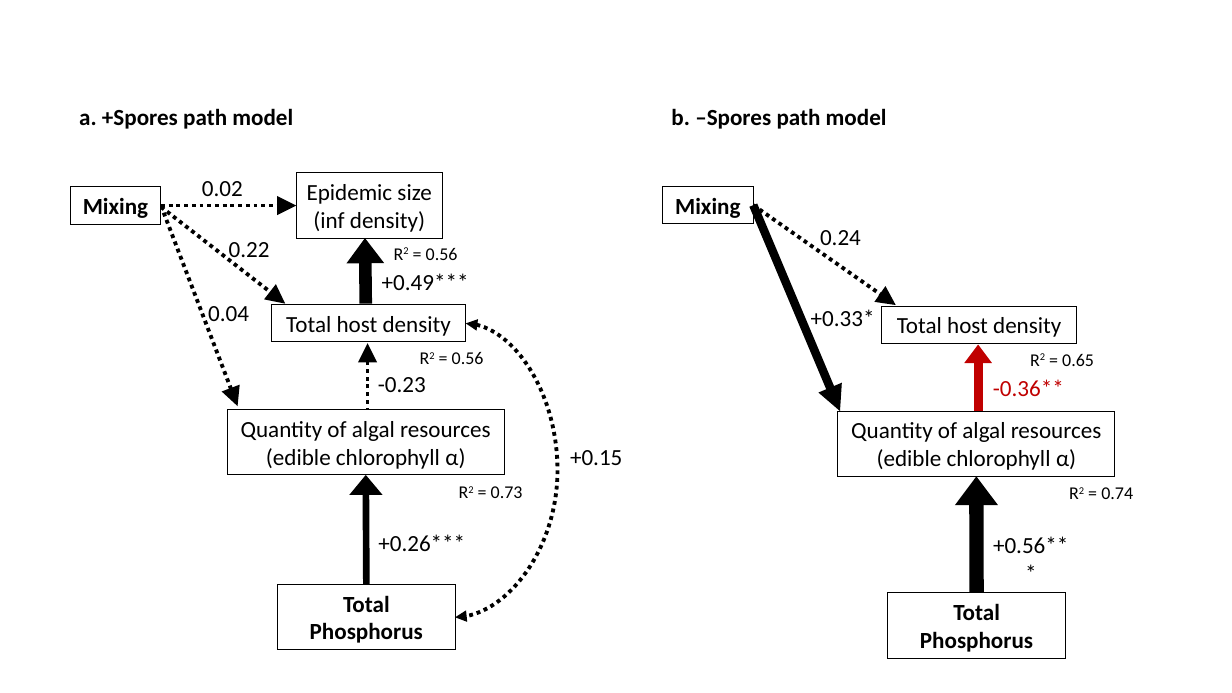
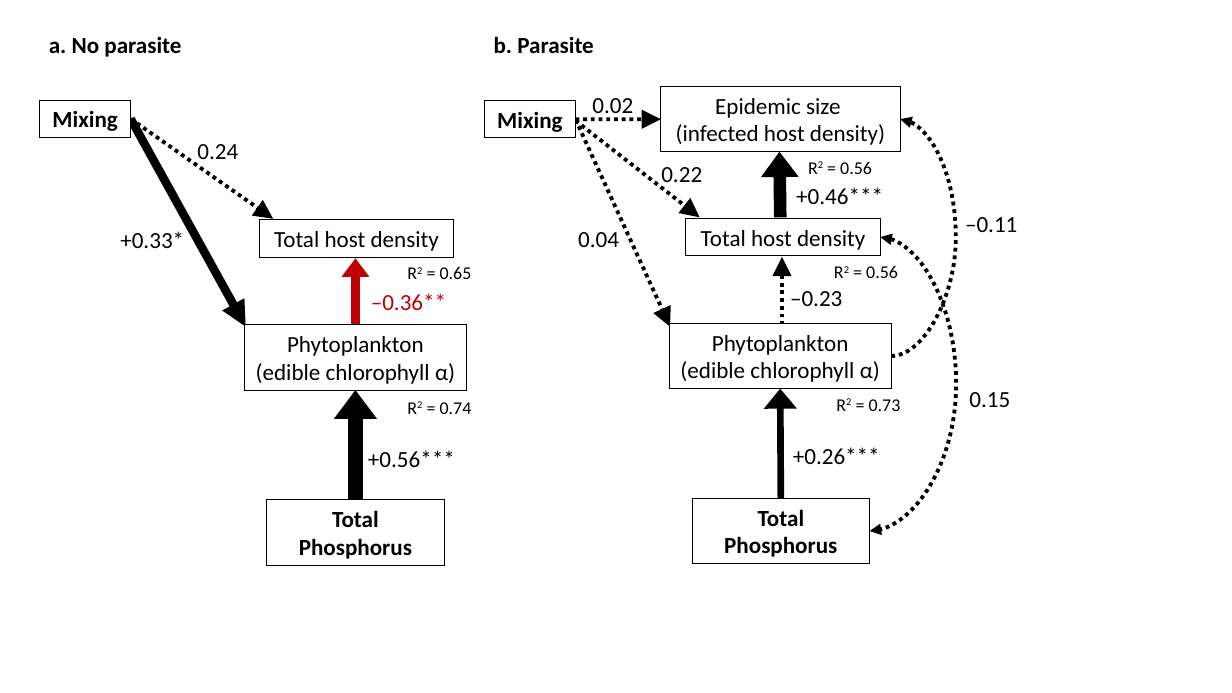
Before and after one commit to mlfearon/nutrient-bag-expt, a slide deck: slide 1 of figures/BagExpt_SEM_Final_Figures.pptx. Drawn at 1232x693 pixels with LibreOffice and Linux fonts; fonts in the diff are those of the drawing. Boxes give left, top, right and bottom in pixels: in the first picture for what was removed or moved away, otherwise in the second. Text is boxed around its words. In the diff, an @@ line names an element or a change of style, - is before the commit and + after.

```diff
--- a/figures/BagExpt_SEM_Final_Figures.pptx
+++ b/figures/BagExpt_SEM_Final_Figures.pptx
@@ text added at (x1=49, y1=37, x2=181, y2=57), 18 pt, text #000000, bold @@
+a. No parasite
@@ text added at (x1=494, y1=36, x2=593, y2=53), 18 pt, text #000000, bold @@
+b. Parasite
@@ text "0.02" rewrapped from (x1=202, y1=181, x2=243, y2=196) to (x1=592, y1=98, x2=633, y2=119) @@
@@ rectangle "Epidemic size" resized from (x1=297, y1=173, x2=443, y2=238) to (x1=661, y1=87, x2=900, y2=152) @@
@@ rectangle "Mixing" at (x1=40, y1=100, x2=130, y2=137): fill none to #FFFFFF @@
@@ text removed at (x1=79, y1=108, x2=293, y2=129) @@
-a. +Spores path model
@@ arrow moved from (753, 205) - (840, 411) to (130, 119) - (246, 326) @@
@@ arrow moved from (161, 205) - (238, 407) to (576, 119) - (670, 326) @@
@@ arrow moved from (161, 205) - (297, 205) to (576, 119) - (661, 119) @@
@@ text removed at (x1=671, y1=108, x2=887, y2=129) @@
-b. –Spores path model
@@ text in rectangle at (x1=676, y1=98, x2=885, y2=145): text changed @@
-Epidemic size (inf density)
+Epidemic size
+(infected host density)
@@ curved arrow added from (892, 356) to (900, 119), #000000 3 pt dashed @@
@@ text "0.22" moved from (x1=229, y1=242, x2=270, y2=264) to (x1=661, y1=167, x2=702, y2=189) @@
@@ 4 arrows, 3 rectangles, 3 texts moved together from (x1=70, y1=187, x2=484, y2=651) to (x1=484, y1=101, x2=898, y2=564) @@
@@ text at (x1=796, y1=187, x2=883, y2=204): text changed @@
-+0.49***
++0.46***
@@ text "+0.33*" rewrapped from (x1=811, y1=309, x2=875, y2=333) to (x1=120, y1=231, x2=184, y2=248) @@
@@ text "0.04" moved from (x1=208, y1=306, x2=249, y2=321) to (x1=578, y1=232, x2=619, y2=247) @@
@@ curved double arrow moved from (466, 323) - (456, 617) to (881, 238) - (870, 531) @@
@@ text added at (x1=965, y1=217, x2=1017, y2=232), 18 pt, text #000000 @@
+–0.11
@@ 2 rectangles, 2 texts, 2 arrows moved together from (x1=663, y1=187, x2=1094, y2=413) to (x1=40, y1=100, x2=472, y2=326) @@
@@ text at (x1=371, y1=293, x2=446, y2=310): text changed @@
--0.36**
+–0.36**
@@ text at (x1=790, y1=291, x2=842, y2=306): text changed @@
--0.23
+–0.23
@@ rectangle "Phytoplankton" resized from (x1=838, y1=411, x2=1116, y2=477) to (x1=245, y1=325, x2=467, y2=391) @@
@@ rectangle "Phytoplankton" resized from (x1=227, y1=409, x2=505, y2=475) to (x1=669, y1=323, x2=891, y2=389) @@
@@ text in rectangle at (x1=256, y1=336, x2=455, y2=384): text changed @@
-Quantity of algal resources (edible chlorophyll α)
+Phytoplankton
+(edible chlorophyll α)
@@ text in rectangle at (x1=680, y1=335, x2=880, y2=382): text changed @@
-Quantity of algal resources (edible chlorophyll α)
+Phytoplankton
+(edible chlorophyll α)
@@ text "R2 = 0.73" moved from (x1=491, y1=486, x2=523, y2=498) to (x1=869, y1=399, x2=901, y2=411) @@
@@ arrow moved from (977, 593) - (977, 477) to (356, 500) - (356, 390) @@
@@ text "R2 = 0.74" moved from (x1=1101, y1=487, x2=1133, y2=499) to (x1=440, y1=402, x2=472, y2=414) @@
@@ text at (x1=969, y1=392, x2=1010, y2=407): text changed @@
-+0.15
+0.15
@@ text "+0.56***" rewrapped from (x1=993, y1=536, x2=1068, y2=553) to (x1=368, y1=450, x2=455, y2=467) @@
@@ rectangle "Total Phosphorus" moved from (x1=888, y1=593, x2=1066, y2=659) to (x1=267, y1=500, x2=445, y2=566) @@
```
Also in this commit, not shown: 1 other slide changed, 5 other files.
